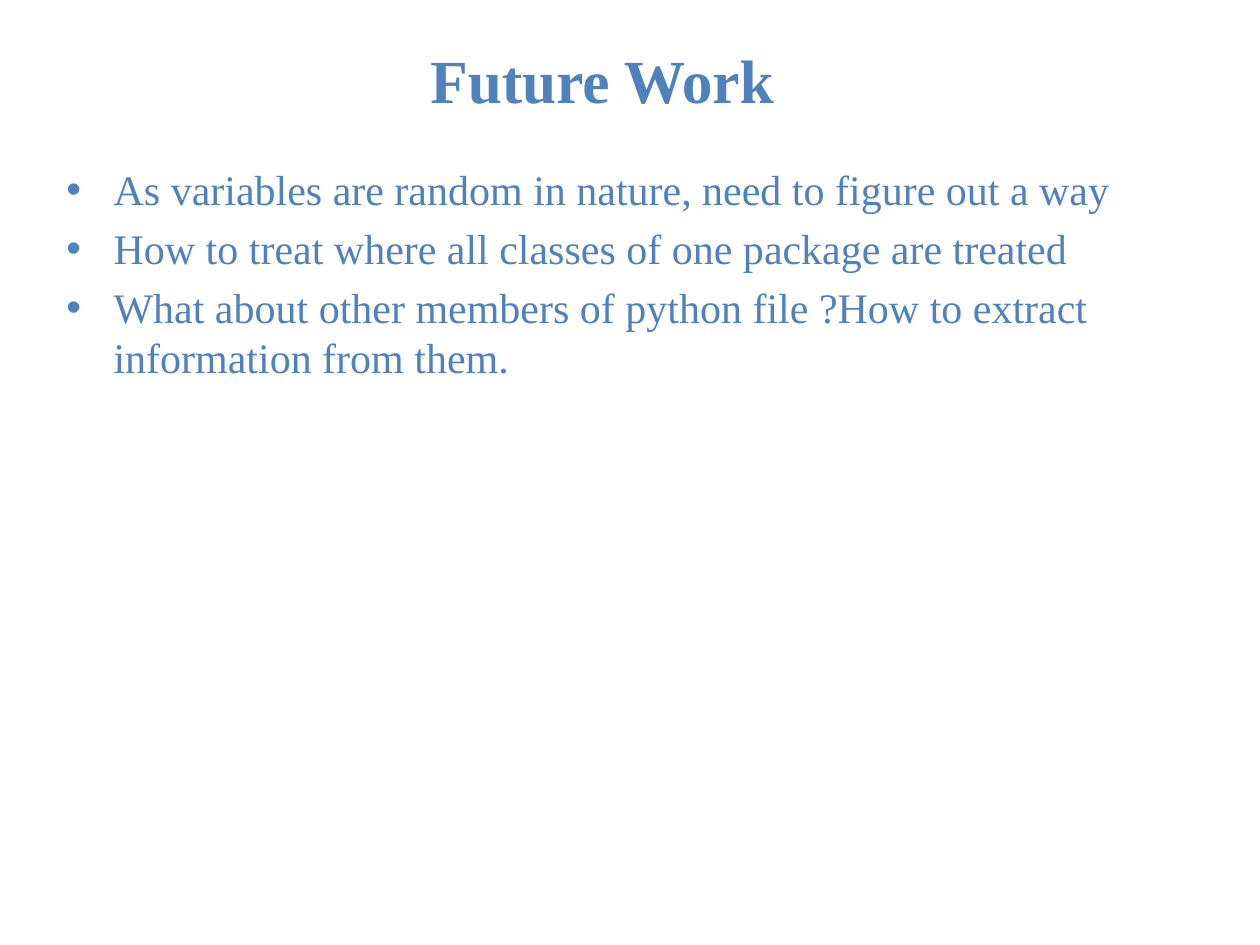
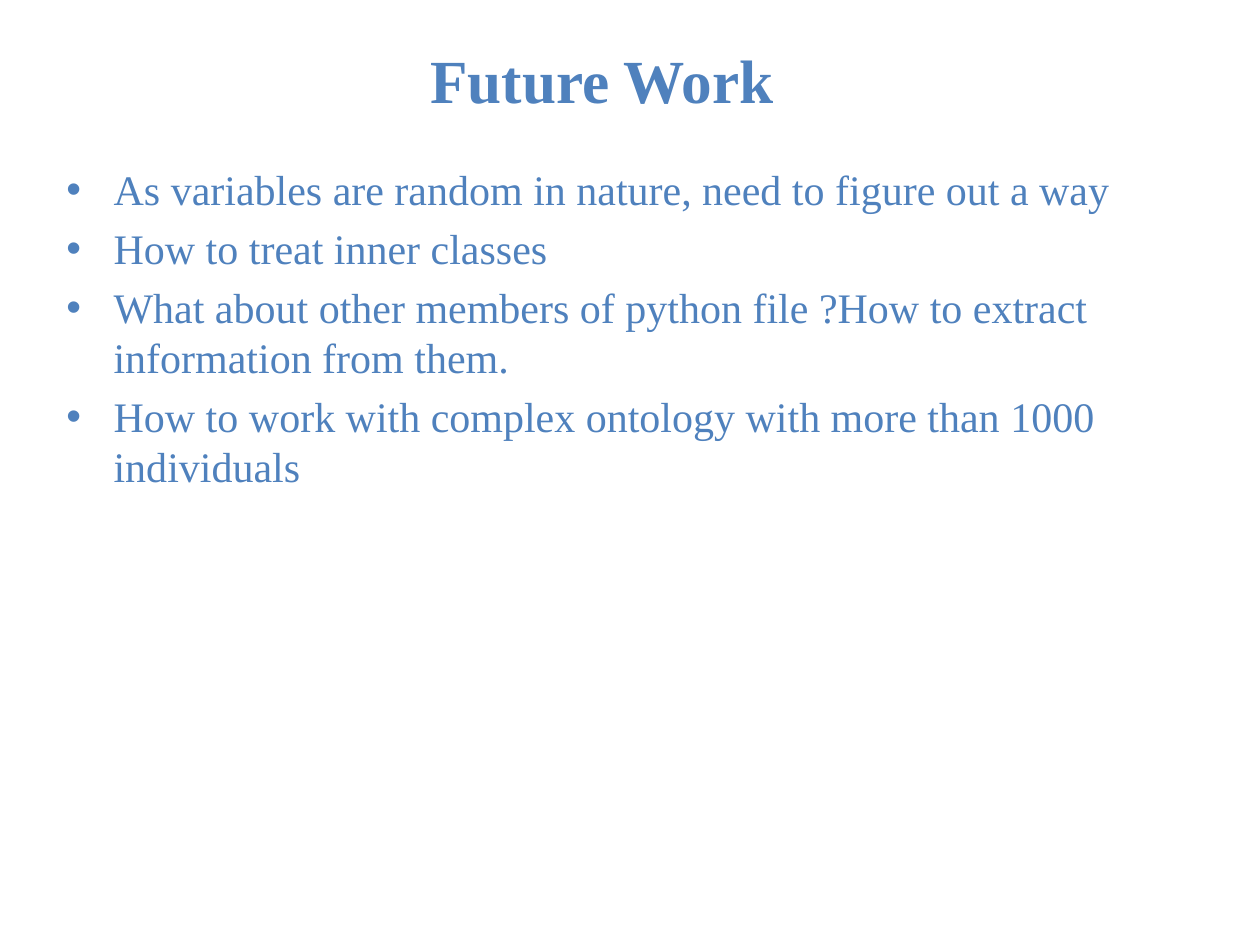
Before and after one commit to rashmitripathi/CS5560RashmiLab_knowledge_discovery_mgmt, a slide deck: slide 14 of KDM Project/documentation/KDM Presentation.pptx (slide 13 before the commit). Drawn at 1260x945 pixels with LibreOffice and Linux fonts; fonts in the diff are those of the drawing; background and template pictures are left out. Boxes give left, top, right and bottom in pixels: in the first picture for what was removed or moved away, otherwise in the second. Text is boxed around its words. In the diff, an @@ line names an element or a change of style, - is before the commit and + after.

```diff
--- a/KDM Project/documentation/KDM Presentation.pptx
+++ b/KDM Project/documentation/KDM Presentation.pptx
@@ text at (114,235,548,265): text changed @@
-• How to treat where all classes of one package are treated
+• How to treat inner classes
@@ text at (114,403,1094,483): paragraph added @@
+• How to work with complex ontology with more than 1000 individuals
```
Also in this commit, not shown: 4 other slides changed, 1 slide added.
